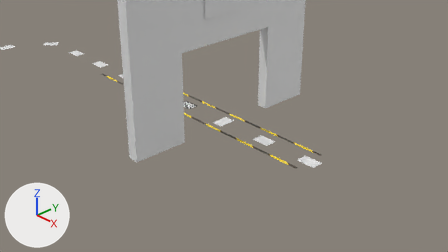
The Blender file blender_models/simulation_entrance_aruco_board_single.blend, before and after one commit.
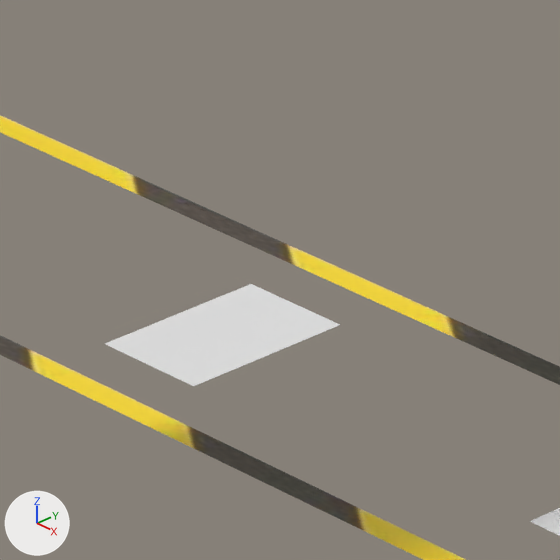
The first picture shows the older version from the file's camera 'Camera'. The close-ups show both versions on the part from 45% to 57% of the width and 36% to 57% of the height of that picture; other places that the commit changed are outside them. Arrows for +X, +Y and +Z are at lower left; the lights stay in place.

Objects in the first close-up: 'grid_board_new_13', 'warning.003', 'warning.004'.
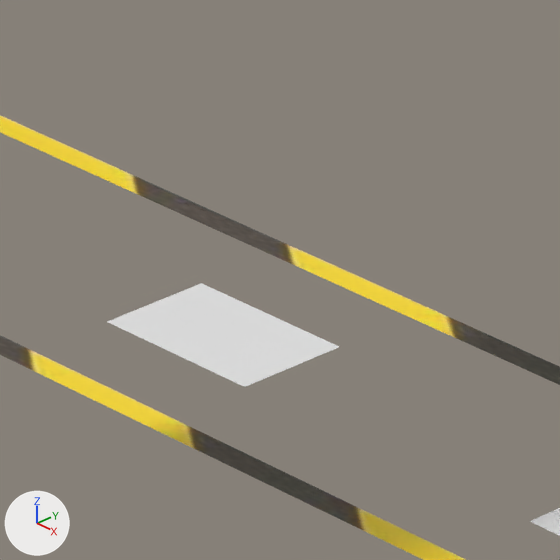
The change in detail:
Object 'grid_board_new_13' (ob_grid_board_new_13) turns from (0, 0, 90) to (0, 0, 0) degrees about x, y and z.

Location of each change, (x1, y1, x2, y2) in pixels of the close-ups (560 x 560 px):
'grid_board_new_13', turned: before (105, 284, 340, 386); after (107, 283, 339, 387)
